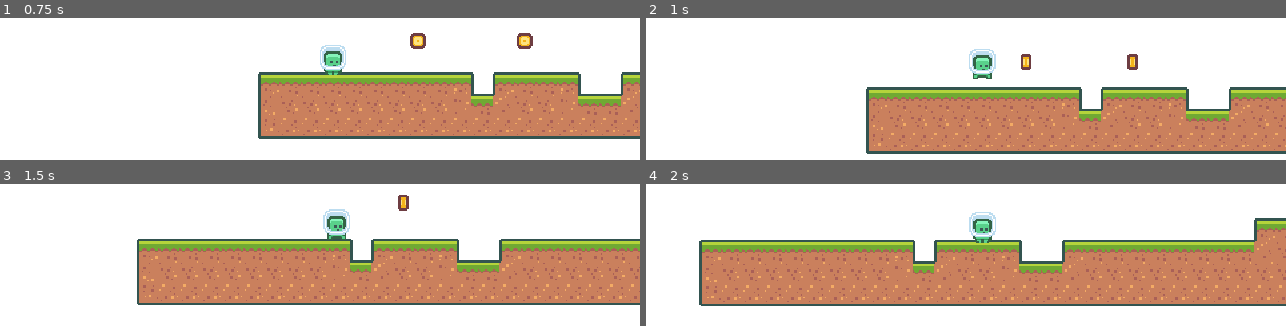
Above: before the commit, frames 1-4 (two rows, left to right).
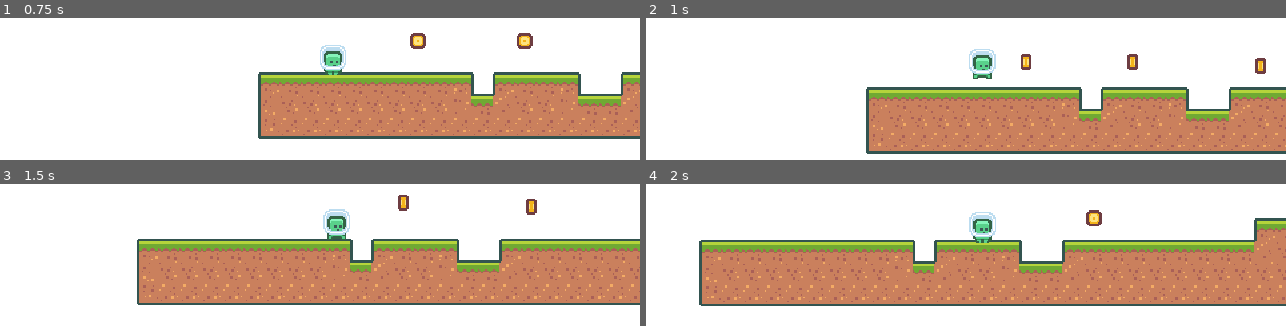
Above: after the commit, the same moments.

Repository: ozumCanBulundu/2D_Platformer
Game: Godot game, scene res://Node.tscn
The game is run twice, just before and just after one commit, with the same random seed, the same clock (stepped at 60 frames per second) and the same inputs.
Inputs:
- Up to frame 1 (0.75 s): hold Right (move_right) from 0.53 s (still down)
- Up to frame 2 (1 s): keep holding Right (move_right); tap Up (action_jump) at 0.77 s
- Up to frame 3 (1.5 s): keep holding Right (move_right)
- Up to frame 4 (2 s): keep holding Right (move_right); tap Up (action_jump) at 1.52 s

Frame 1 is identical in both runs. In frame 2, 0.2% of the frame differs, in the area x 95-97%, y 28-40%; in frame 3, 0.2%; in frame 4, 0.3%, in the area x 68-72%, y 18-30%.

Commit message:
Coin Update

Diff:
--- a/Node.tscn
+++ b/Node.tscn
@@ -233,15 +233,15 @@
 "name": "idle",
 "speed": 10.0
 }, {
+"frames": [ ExtResource( 5 ) ],
+"loop": true,
+"name": "jump",
+"speed": 5.0
+}, {
 "frames": [ ExtResource( 5 ), ExtResource( 2 ) ],
 "loop": true,
 "name": "run",
 "speed": 6.0
-}, {
-"frames": [ ExtResource( 5 ) ],
-"loop": true,
-"name": "jump",
-"speed": 5.0
 } ]
 
 [sub_resource type="CircleShape2D" id=19]
@@ -300,3 +300,6 @@
 
 [node name="Coin2" parent="." instance=ExtResource( 6 )]
 position = Vector2( 200, 77 )
+
+[node name="Coin3" parent="." instance=ExtResource( 6 )]
+position = Vector2( 296, 80 )
